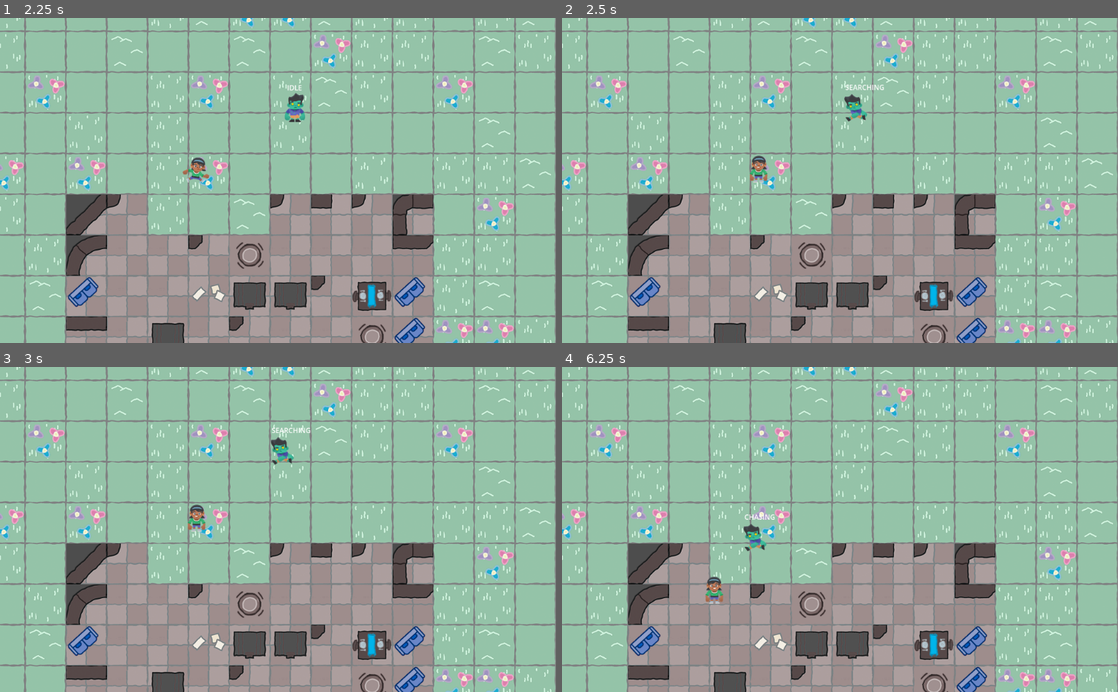
Above: before the commit, frames 1-4 (two rows, left to right).
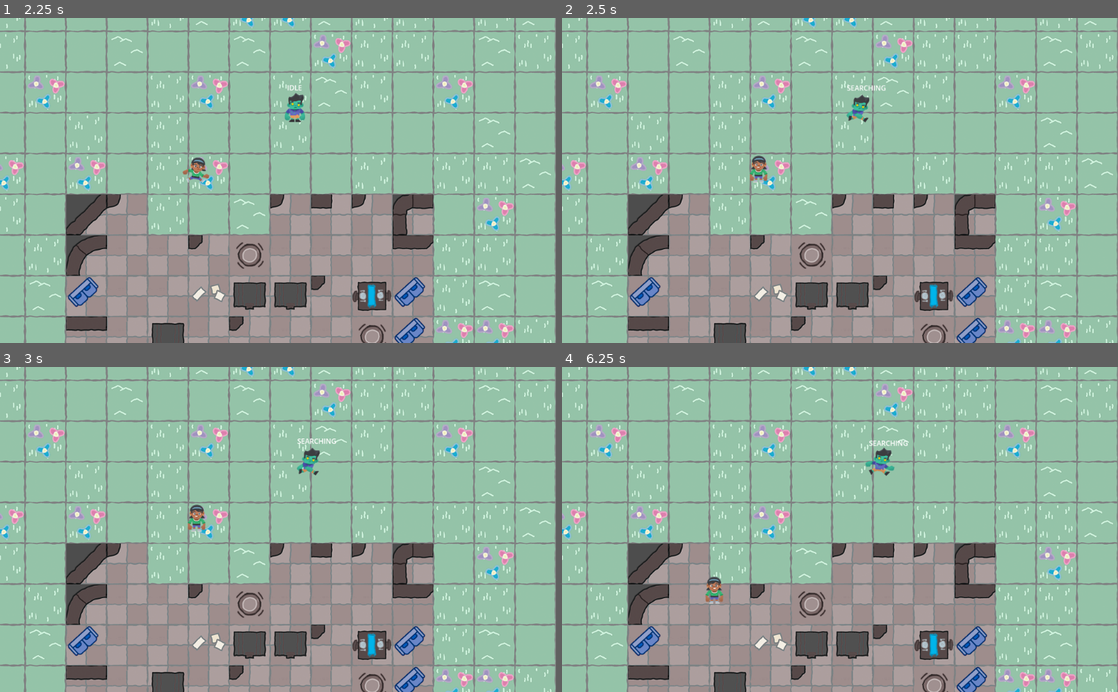
Above: after the commit, the same moments.

Repository: padraik/JamSepticEye
Game: Godot game, scene res://scenes/collision_test.tscn
Two runs of this game, one before a commit and one after it. Both use one fixed random seed, a clock stepped at 60 frames per second and the inputs below. This scene is started directly instead of the project's main scene.
Inputs (mouse positions are in pixels of both pictures, inside the frame that each line leads up to):
- Up to frame 1 (2.25 s): tap Enter (ui_accept) at 0.5, 0.77, 1.25, 1.52 s; move the mouse to (400, 164) at 0.52 s; hold D (move_right) 0.53-1.28 s; click (400, 164) at 0.67 s; move the mouse to (166, 196) at 1.27 s; hold S (move_down) 1.28-2.03 s; move the mouse to (333, 109) at 2.02 s; hold D (move_right) from 2.03 s (still down)
- Up to frame 2 (2.5 s): keep holding D (move_right)
- Up to frame 3 (3 s): move the mouse to (250, 594) at 2.77 s; release D (move_right) at 2.78 s; hold W (move_up) from 2.78 s (still down); click (250, 594) at 2.92 s
- Up to frame 4 (6.25 s): tap Enter (ui_accept) at 3.02, 3.77, 4.52, 6.02 s; move the mouse to (1006, 578) at 3.52 s; release W (move_up) at 3.53 s; hold A (move_left) 3.53-5.03 s; move the mouse to (673, 480) at 4.27 s; move the mouse to (867, 529) at 5.02 s; hold S (move_down) 5.03-5.78 s; click (867, 529) at 5.17 s; move the mouse to (756, 448) at 5.77 s; hold D (move_right) from 5.78 s (still down)

Frame 1 is identical in both runs. In frame 2, 0.3% of the frame differs, in the area x 50-59%, y 20-33%; in frame 3, 0.5%; in frame 4, 0.6%, in the area x 32-63%, y 22-57%.

Commit message:
Roomba pathing!

Diff:
--- a/scripts/person.gd
+++ b/scripts/person.gd
@@ -13,6 +13,10 @@
 var state = IDLE
 var target_position = Vector2.ZERO
 var map_rect = Rect2()
+
+var stuck_timer = 0.0
+const STUCK_THRESHOLD_WALL = 1.5
+const STUCK_THRESHOLD_NPC = 0.5
 
 func _ready():
 	call_deferred("_initialize_map_boundaries")
@@ -39,11 +43,39 @@
 		IDLE:
 			velocity = Vector2.ZERO
 			move_and_slide()
+			stuck_timer = 0.0
 		WANDER:
 			if global_position.distance_to(target_position) > 5.0:
 				var direction = global_position.direction_to(target_position)
 				velocity = direction * speed
+
+				var position_before_move = global_position
 				move_and_slide()
+
+				var stuck_threshold = STUCK_THRESHOLD_WALL
+				var is_stuck_on_npc = false
+				var collider = null
+
+				if get_slide_collision_count() > 0:
+					var collision = get_slide_collision(0)
+					collider = collision.get_collider()
+					if collider.is_in_group("humans") or collider.is_in_group("police") or collider.is_in_group("zombies"):
+						stuck_threshold = STUCK_THRESHOLD_NPC
+						is_stuck_on_npc = true
+
+				var distance_moved = position_before_move.distance_to(global_position)
+
+				if distance_moved < 0.1:
+					stuck_timer += _delta
+					if stuck_timer > stuck_threshold:
+						stuck_timer = 0.0
+						if is_stuck_on_npc and is_instance_valid(collider):
+							_pick_evasive_destination(collider)
+						else:
+							state = IDLE
+							_start_idle_timer()
+				else:
+					stuck_timer = 0.0
 			else:
 				state = IDLE
 				velocity = Vector2.ZERO
@@ -59,6 +91,19 @@
 		$AnimatedSprite2D.flip_h = true
 	elif velocity.x > 0:
 		$AnimatedSprite2D.flip_h = false
+
+func _pick_evasive_destination(obstacle):
+	var away_direction = obstacle.global_position.direction_to(global_position)
+	var random_angle = rng.randf_range(-PI / 4, PI / 4) # -45 to +45 degrees
+	var evasive_direction = away_direction.rotated(random_angle)
+
+	target_position = global_position + evasive_direction * (wander_range / 2)
+
+	# Clamp to map boundaries
+	target_position.x = clamp(target_position.x, map_rect.position.x, map_rect.end.x)
+	target_position.y = clamp(target_position.y, map_rect.position.y, map_rect.end.y)
+
+	state = WANDER
 
 func _pick_new_wander_destination():
 	if map_rect.size == Vector2.ZERO:
--- a/scripts/zombie.gd
+++ b/scripts/zombie.gd
@@ -19,12 +19,32 @@
 
 var target_position = Vector2.ZERO
 var chase_target = null
+var rng = RandomNumberGenerator.new()
+var map_rect = Rect2()
+var stuck_timer = 0.0
+const STUCK_THRESHOLD_WALL = 1.5
+const STUCK_THRESHOLD_NPC = 0.5
 
 func _ready():
+	call_deferred("_initialize_map_boundaries")
+	rng.randomize()
 	add_to_group("zombies")
-	target_position = position
+	target_position = global_position
 	_start_idle_timer()
 	SoundManager.sound_emitted.connect(_on_sound_emitted)
+
+func _initialize_map_boundaries():
+	var ground_map = get_tree().get_first_node_in_group("ground_map")
+	if ground_map and ground_map is TileMapLayer:
+		var used_rect = ground_map.get_used_rect()
+		var tile_size = ground_map.tile_set.tile_size
+		map_rect = Rect2(
+			ground_map.to_global(used_rect.position * tile_size),
+			used_rect.size * tile_size
+		)
+	else:
+		print_debug("ERROR: Could not find a TileMapLayer in group 'ground_map'. Wander boundaries will be incorrect.")
+		map_rect = Rect2(0, 0, 1024, 600)
 
 func _physics_process(_delta):
 	if state == State.IDLE or state == State.SEARCHING:
@@ -34,19 +54,65 @@
 		State.IDLE:
 			velocity = Vector2.ZERO
 			move_and_slide()
+			stuck_timer = 0.0
 		State.SEARCHING:
-			if position.distance_to(target_position) > 5.0:
-				var direction = position.direction_to(target_position)
+			if global_position.distance_to(target_position) > 5.0:
+				var direction = global_position.direction_to(target_position)
 				velocity = direction * speed
+
+				var position_before_move = global_position
 				move_and_slide()
+
+				var stuck_threshold = STUCK_THRESHOLD_WALL
+				if get_slide_collision_count() > 0:
+					var collision = get_slide_collision(0)
+					if collision.get_collider().is_in_group("humans") or collision.get_collider().is_in_group("police") or collision.get_collider().is_in_group("zombies"):
+						stuck_threshold = STUCK_THRESHOLD_NPC
+
+				var distance_moved = position_before_move.distance_to(global_position)
+				if distance_moved < 0.1:
+					stuck_timer += _delta
+					if stuck_timer > stuck_threshold:
+						stuck_timer = 0.0
+						self.state = State.IDLE
+						_start_idle_timer()
+				else:
+					stuck_timer = 0.0
 			else:
 				self.state = State.IDLE
 				_start_idle_timer()
 		State.CHASING:
 			if is_instance_valid(chase_target):
-				var direction = position.direction_to(chase_target.position)
+				var direction = global_position.direction_to(chase_target.global_position)
 				velocity = direction * speed * 1.5 # Chase faster than wandering
+
+				var position_before_move = global_position
 				move_and_slide()
+
+				var stuck_threshold = STUCK_THRESHOLD_WALL
+				var is_stuck_on_npc = false
+				var collider = null
+
+				if get_slide_collision_count() > 0:
+					var collision = get_slide_collision(0)
+					collider = collision.get_collider()
+					if collider.is_in_group("humans") or collider.is_in_group("police") or collider.is_in_group("zombies"):
+						stuck_threshold = STUCK_THRESHOLD_NPC
+						is_stuck_on_npc = true
+
+				var distance_moved = position_before_move.distance_to(global_position)
+				if distance_moved < 0.1:
+					stuck_timer += _delta
+					if stuck_timer > stuck_threshold:
+						stuck_timer = 0.0
+						if is_stuck_on_npc and is_instance_valid(collider):
+							_pick_evasive_destination_while_chasing(collider)
+						else:
+							self.state = State.IDLE
+							chase_target = null
+							_start_idle_timer()
+				else:
+					stuck_timer = 0.0
 
 				for i in get_slide_collision_count():
 					var collision = get_slide_collision(i)
@@ -70,11 +136,38 @@
 	elif velocity.x > 0:
 		animated_sprite.flip_h = false
 
+func _pick_evasive_destination_while_chasing(obstacle):
+	var away_direction = obstacle.global_position.direction_to(global_position)
+	var random_angle = rng.randf_range(-PI / 2, PI / 2) # -90 to +90 degrees for more variance
+	var evasive_direction = away_direction.rotated(random_angle)
+
+	# Aim for a point "around" the obstacle, but still generally towards the chase target
+	var point_around_obstacle = global_position + evasive_direction * 75
+	var direction_to_target = point_around_obstacle.direction_to(chase_target.global_position)
+
+	target_position = point_around_obstacle + direction_to_target * 50
+
+	state = State.SEARCHING # Temporarily search for this new point
+
 func _pick_new_wander_destination():
-	var random_offset = Vector2(randf_range(-wander_range, wander_range), randf_range(-wander_range, wander_range))
-	target_position = position + random_offset
-	target_position.x = clamp(target_position.x, 0, 1024)
-	target_position.y = clamp(target_position.y, 0, 600)
+	if map_rect.size == Vector2.ZERO:
+		return
+
+	var min_x = max(map_rect.position.x, global_position.x - wander_range)
+	var max_x = min(map_rect.end.x, global_position.x + wander_range)
+	var min_y = max(map_rect.position.y, global_position.y - wander_range)
+	var max_y = min(map_rect.end.y, global_position.y + wander_range)
+
+	if min_x > max_x or min_y > max_y:
+		target_position = Vector2(
+			rng.randf_range(map_rect.position.x, map_rect.end.x),
+			rng.randf_range(map_rect.position.y, map_rect.end.y)
+		)
+	else:
+		target_position = Vector2(
+			rng.randf_range(min_x, max_x),
+			rng.randf_range(min_y, max_y)
+		)
 
 func _start_idle_timer():
 	if not is_inside_tree():
